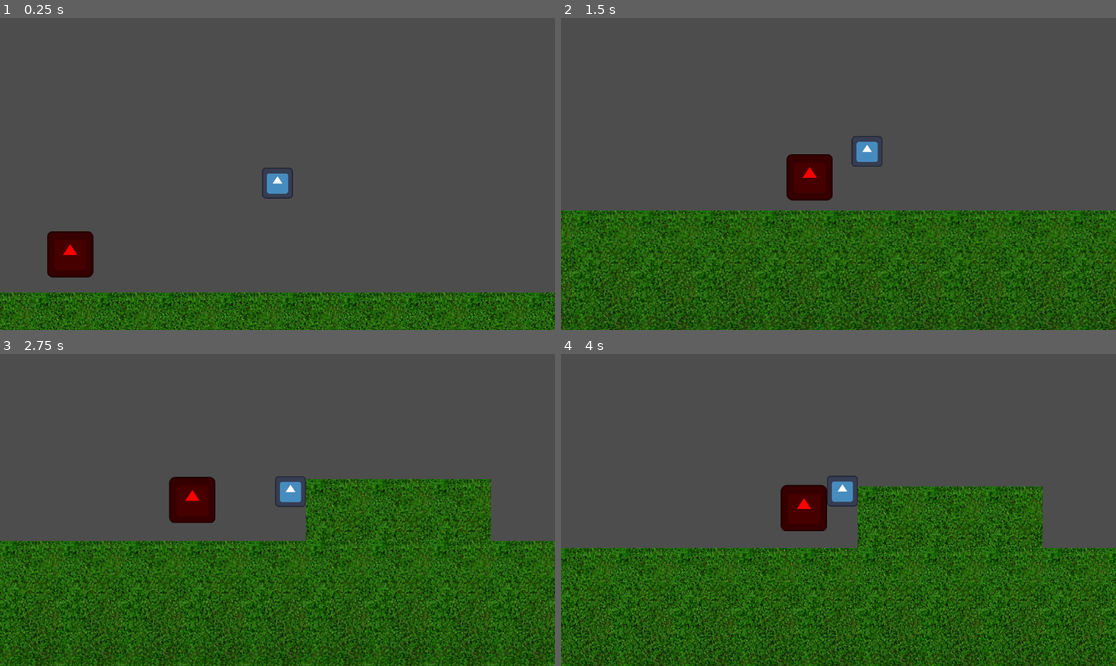
Above: before the commit, frames 1-4 (two rows, left to right).
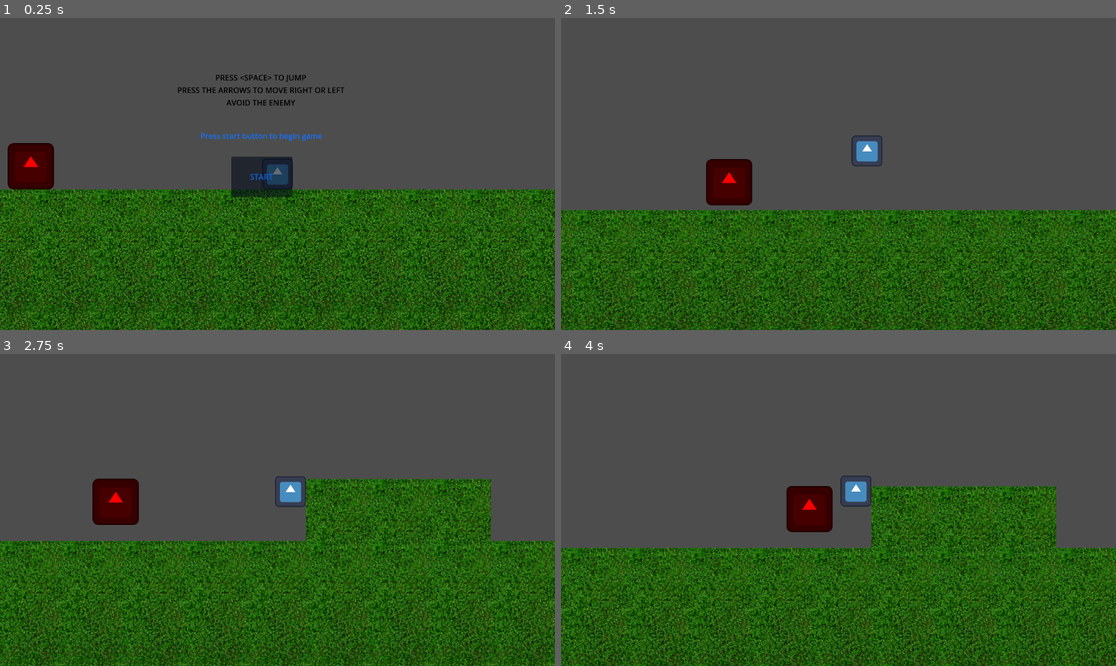
Above: after the commit, the same moments.

Repository: drew-kinsey-09/The_Chase
Game: Godot game, scene res://main.tscn
Same seed, same stepped clock (60 frames per second), same inputs: the game is played once before the commit and once after it. The engine's default icon, where the game draws it, is replaced by a stand-in: a white triangle on a blue panel in a dark square.
Inputs (mouse positions are in pixels of both pictures, inside the frame that each line leads up to):
- Up to frame 1 (0.25 s): no input
- Up to frame 2 (1.5 s): click (821, 177) at 0.5 s, where only the run after the commit has a clickable "START"; tap Enter (ui_accept) at 1.25, 1.35 s; hold Right (ui_right) from 1.28 s (still down)
- Up to frame 3 (2.75 s): keep holding Right (ui_right); tap Enter (ui_accept) at 1.52, 1.82, 2.1, 2.27, 2.57 s
- Up to frame 4 (4 s): release Right (ui_right) at 2.78 s; hold Left (ui_left) 2.78-3.53 s; tap Enter (ui_accept) at 2.85, 3.6, 3.77 s; hold Right (ui_right) from 3.53 s (still down)

The runs differ from the first frame. In frame 1, 42% of the frame differs, in the area x 0-100%, y 18-100%; in frame 2, 10%; in frame 3, 2.5%; in frame 4, 23%.

Commit message:
Added Start Conditions

Diff:
--- a/the-chase/area_2d.gd
+++ b/the-chase/area_2d.gd
@@ -9,7 +9,7 @@
 func _on_body_entered(body: PhysicsBody2D):
 	if key_taken == false:
 		key_taken = true
-		$Key3.queue_free()
+		$Key3.hide()
 
 func _process(delta):
 	if key_taken == true:
--- /dev/null
+++ b/the-chase/button.gd
@@ -0,0 +1,20 @@
+extends CanvasLayer
+
+signal start_game
+
+# Called when the node enters the scene tree for the first time.
+func _ready() -> void:
+	pass # Replace with function body.
+
+
+# Called every frame. 'delta' is the elapsed time since the previous frame.
+func _process(delta: float) -> void:
+	pass
+
+
+func _on_start_button_pressed() -> void:
+	$Start_button.hide()
+	$Press_button.hide()
+	$Controlls.hide()
+
+	start_game.emit()
--- /dev/null
+++ b/the-chase/button.tscn
@@ -0,0 +1,38 @@
+[gd_scene load_steps=2 format=3 uid="uid://d2ejs6ur4m8ql"]
+
+[ext_resource type="Script" uid="uid://16na6p7dl2f0" path="res://button.gd" id="1_r04n3"]
+
+[node name="Button" type="CanvasLayer"]
+script = ExtResource("1_r04n3")
+
+[node name="Press_button" type="Label" parent="."]
+modulate = Color(0.080841504, 0.44391093, 0.99999994, 1)
+offset_left = 416.0
+offset_top = 216.0
+offset_right = 670.0
+offset_bottom = 274.0
+text = "Press start button to begin game"
+horizontal_alignment = 1
+vertical_alignment = 1
+
+[node name="Start_button" type="Button" parent="."]
+modulate = Color(0.08235294, 0.44313726, 1, 1)
+offset_left = 480.0
+offset_top = 288.0
+offset_right = 607.0
+offset_bottom = 372.0
+text = "START"
+
+[node name="Controlls" type="Label" parent="."]
+modulate = Color(0, 0, 0, 1)
+offset_left = 368.0
+offset_top = 112.0
+offset_right = 716.0
+offset_bottom = 187.0
+text = "Press <space> to jump
+Press the arrows to move right or left
+Avoid the enemy"
+horizontal_alignment = 1
+uppercase = true
+
+[connection signal="pressed" from="Start_button" to="." method="_on_start_button_pressed"]
--- a/the-chase/character_body_2d.gd
+++ b/the-chase/character_body_2d.gd
@@ -3,22 +3,24 @@
 
 const SPEED = 500.0
 const JUMP_VELOCITY = -500.0
+var can_move = false
 
 
 func _physics_process(delta: float) -> void:
-	if not is_on_floor():
-		velocity += get_gravity() * delta
+	if can_move:
+		if not is_on_floor():
+			velocity += get_gravity() * delta
 
-	if Input.is_action_just_pressed("ui_accept") and is_on_floor():
-		velocity.y = JUMP_VELOCITY
+		if Input.is_action_just_pressed("ui_accept") and is_on_floor():
+			velocity.y = JUMP_VELOCITY
 
-	var direction := Input.get_axis("ui_left", "ui_right")
-	if direction:
-		velocity.x = direction * SPEED
-	else:
-		velocity.x = move_toward(velocity.x, 0, SPEED)
+		var direction := Input.get_axis("ui_left", "ui_right")
+		if direction:
+			velocity.x = direction * SPEED
+		else:
+			velocity.x = move_toward(velocity.x, 0, SPEED)
 
-	move_and_slide()
+		move_and_slide()
 
 
 func _on_hitbox_body_entered(body: CharacterBody2D) -> void:
@@ -27,3 +29,7 @@
 
 func _on_area_2d_body_entered(body: CharacterBody2D) -> void:
 	print("D")
+
+
+func _on_button_start_game() -> void:
+	can_move = true
--- a/the-chase/enemy.gd
+++ b/the-chase/enemy.gd
@@ -1,15 +1,23 @@
 extends CharacterBody2D
 
 var run_speed = 350
+var can_move = false
 @onready var player = $"../Player"
 
 # Got this function from https://kidscancode.org/godot_recipes/4.x/ai/chasing/index.html
 func _physics_process(delta):
-	velocity = Vector2.ZERO
-	if player:
-		velocity = position.direction_to(player.position) * run_speed
-	move_and_slide()
+	# found using google ai with prompt
+	# "make enemy wait to move until you move godot" on 11/20/2025
+	if can_move:
+		velocity = Vector2.ZERO
+		if player:
+			velocity = position.direction_to(player.position) * run_speed
+		move_and_slide()
 
 
 func _on_hitbox_body_entered(body: CharacterBody2D) -> void:
 	pass
+
+
+func _on_button_start_game() -> void:
+	can_move = true
--- a/the-chase/main.tscn
+++ b/the-chase/main.tscn
@@ -8,6 +8,7 @@
 [ext_resource type="Script" uid="uid://d3rhssbfygu86" path="res://door.gd" id="6_272bh"]
 [ext_resource type="PackedScene" uid="uid://c2efg3l7it3hb" path="res://enemy.tscn" id="7_272bh"]
 [ext_resource type="Script" uid="uid://bqtwao7qlpjxu" path="res://enemy.gd" id="8_5vw27"]
+[ext_resource type="PackedScene" uid="uid://d2ejs6ur4m8ql" path="res://button.tscn" id="9_kek77"]
 
 [sub_resource type="TileSetAtlasSource" id="TileSetAtlasSource_1bvp3"]
 texture = ExtResource("1_0xm2m")
@@ -282,7 +283,7 @@
 size = Vector2(127, 124)
 
 [sub_resource type="RectangleShape2D" id="RectangleShape2D_5vw27"]
-size = Vector2(80, 80)
+size = Vector2(64, 64)
 
 [sub_resource type="RectangleShape2D" id="RectangleShape2D_kek77"]
 size = Vector2(152, 400)
@@ -295,6 +296,7 @@
 layer_0/tile_data = PackedInt32Array(196603, 0, 0, 196604, 0, 0, 196605, 0, 0, 196606, 0, 0, 196607, 0, 0, 131072, 0, 0 …(4696 unchanged characters)…
 
 [node name="Player" type="CharacterBody2D" parent="."]
+position = Vector2(0, 224)
 script = ExtResource("2_1bvp3")
 
 [node name="CollisionShape2D" type="CollisionShape2D" parent="Player"]
@@ -341,6 +343,10 @@
 position = Vector2(-512, 208)
 script = ExtResource("8_5vw27")
 
+[node name="Button" parent="." instance=ExtResource("9_kek77")]
+
 [connection signal="body_entered" from="Player/hitbox" to="Player" method="_on_hitbox_body_entered"]
 [connection signal="door_opened" from="Key/Area2D" to="Area2D/Door" method="_on_area_2d_door_opened"]
 [connection signal="body_entered" from="Area2D" to="Player" method="_on_area_2d_body_entered"]
+[connection signal="start_game" from="Button" to="Player" method="_on_button_start_game"]
+[connection signal="start_game" from="Button" to="Enemy" method="_on_button_start_game"]
Not shown, added: the-chase/button.gd.uid
Not shown: 1 places in the-chase/main.tscn that only renumber resources
